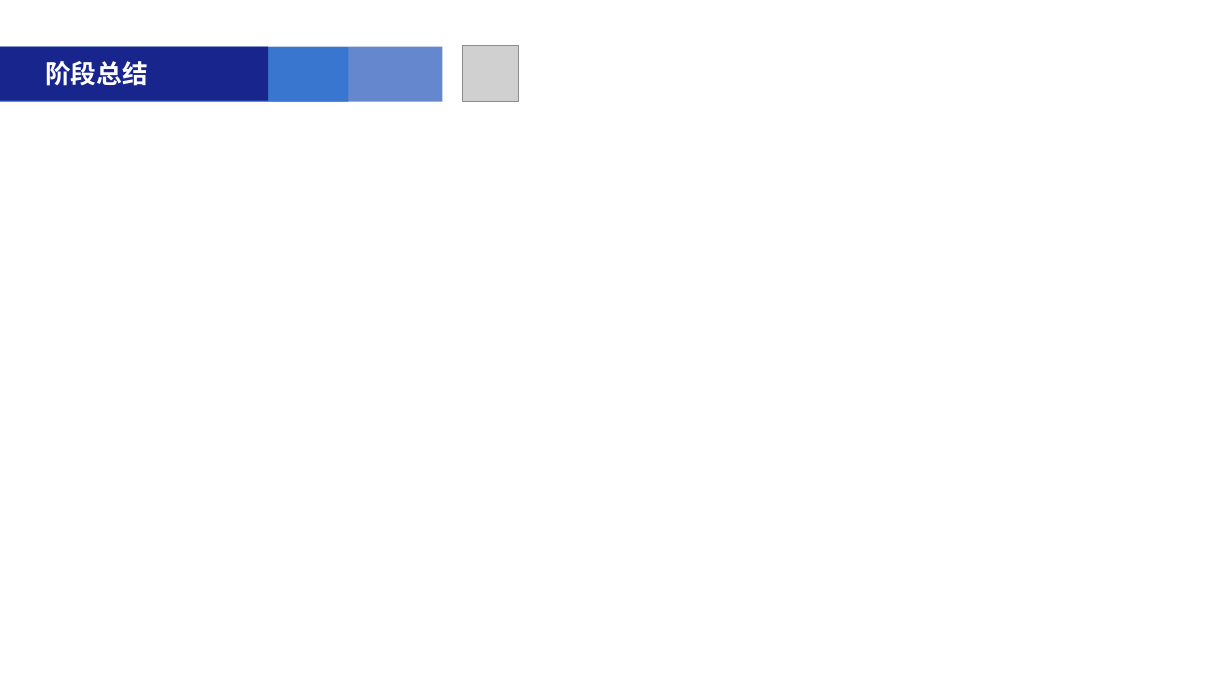
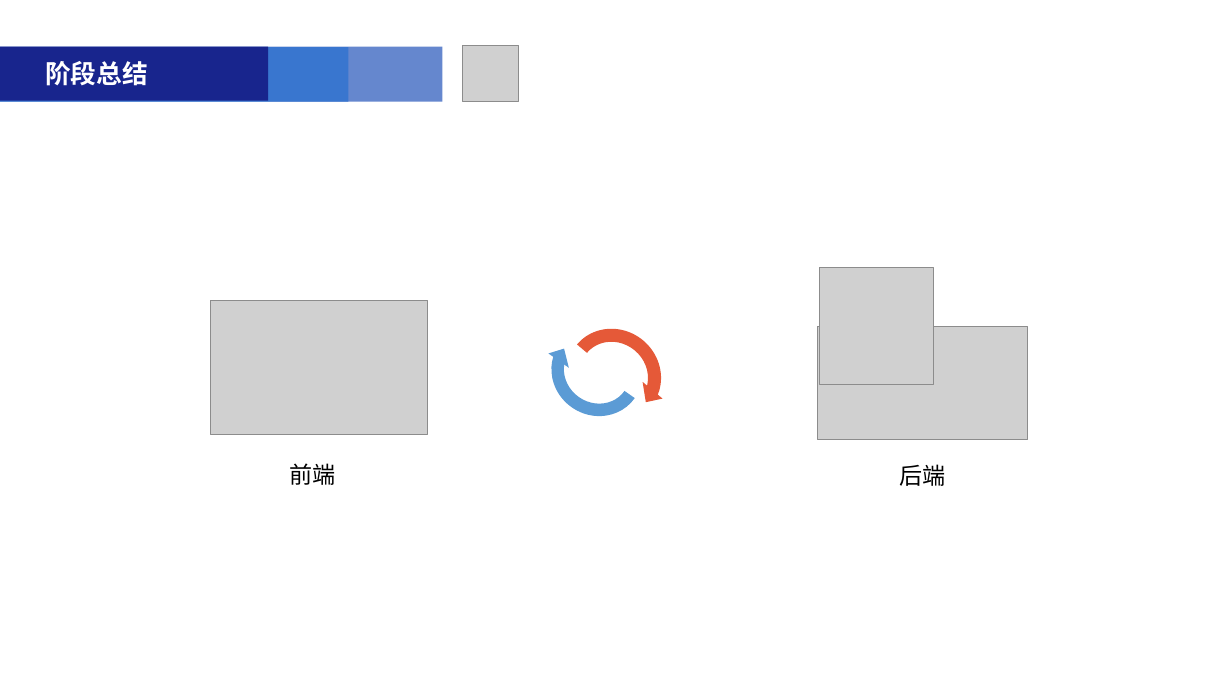
Before and after one commit to liuqiansb/zz, a slide deck: slide 10 of 附件1-2019届大学生转正汇报PPT模板2(1).pptx (slide 12 before the commit). Drawn at 1232x693 pixels with LibreOffice and Linux fonts; fonts in the diff are those of the drawing; grey boxes stand for pictures. Boxes give left, top, right and bottom in pixels: in the first picture for what was removed or moved away, otherwise in the second. Text is boxed around its words. In the diff, an @@ line names an element or a change of style, - is before the commit and + after.

```diff
--- a/附件1-2019届大学生转正汇报PPT模板2(1).pptx
+++ b/附件1-2019届大学生转正汇报PPT模板2(1).pptx
@@ picture added at (x1=820, y1=268, x2=933, y2=384) @@
@@ picture added at (x1=211, y1=300, x2=428, y2=434) @@
@@ circular arrow added at (x1=525, y1=300, x2=669, y2=443), fill #5B9BD5 @@
@@ circular arrow added at (x1=538, y1=301, x2=689, y2=451), fill #E55938 @@
@@ picture added at (x1=818, y1=326, x2=1028, y2=440) @@
@@ text added at (x1=289, y1=463, x2=335, y2=485), 18 pt, text #000000 @@
+前端
@@ text added at (x1=900, y1=464, x2=946, y2=486), 18 pt, text #000000 @@
+后端
```
Also in this commit, not shown: 5 other slides changed, 2 slides removed, 1 other file.
